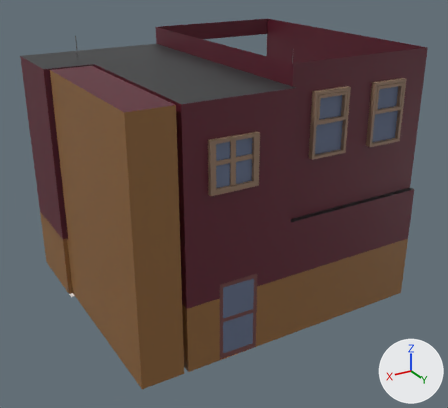
An edit to the glTF model pb_public/models/coffee-shop.glb, drawn before and after from the same camera.
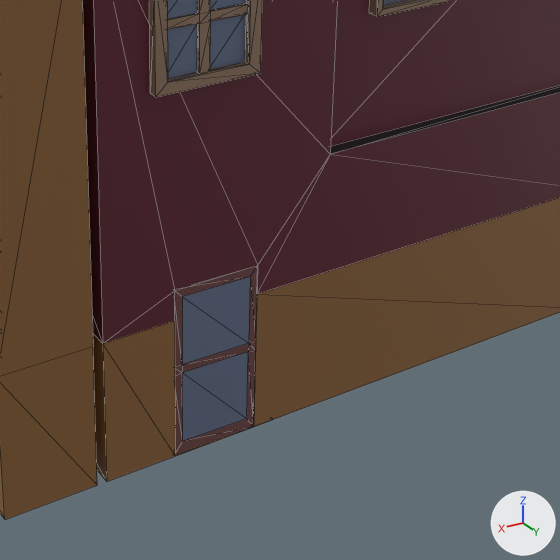
There are two pictures of each version: one whole from a 50 mm camera at (23.42, 44.33, 26.82) aimed at (-0.01, 5.28, 7.3), one close up on the part from 31% to 88% of the width and 37% to 100% of the height. Every picture has the same lights, and +X, +Y and +Z are marked at lower right. The close-ups show mesh edges as thin lines. Where no turn or scale is listed for an object, it has been applied to the vertices.

In view in the first close-up: 'coffee-shop', 'coffee-shop-door', 'coffee-shop-window-1', 'coffee-shop-window-3'.
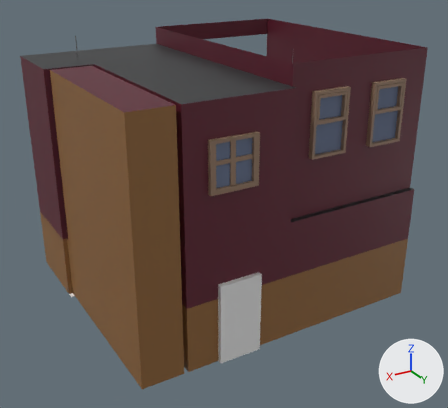
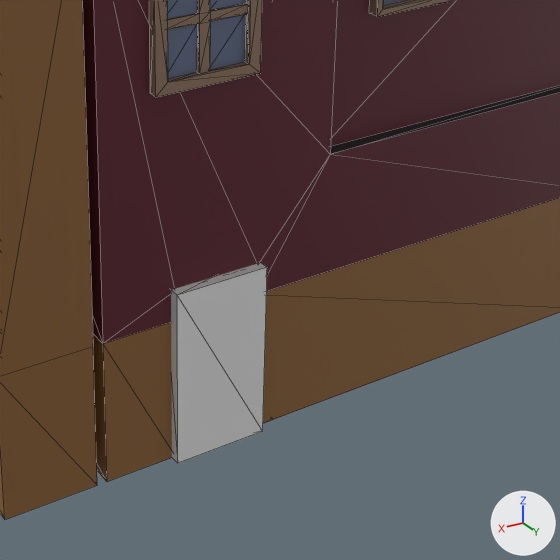
Commit message: rooms aren't properly unloading, but technically you can switch rooms now

Boxes (x1, y1, x2, y2) around the edits, measured in the close-ups (560 x 560 px):
'goto-room-town', added
    after: (171, 263, 267, 463)
'coffee-shop-door', unchanged, covered by the edit
    before: (175, 265, 258, 455)

The change, as a list of edits to the scene's bpy script:
```text
Add me_cube_024:
    me_cube_024.from_pydata(...)  # a box spanning x -1.6..1.6, y 0.86..1.64, z -1.0..5.06
    me_cube_024.materials.append(mat_invis)  # white #e7e7e7
Add ob_goto_room_town:
    ob_goto_room_town = bpy.data.objects.new('goto-room-town', me_cube_024)
    ob_goto_room_town.location = (4.08, 12.71, 1.0)
```
